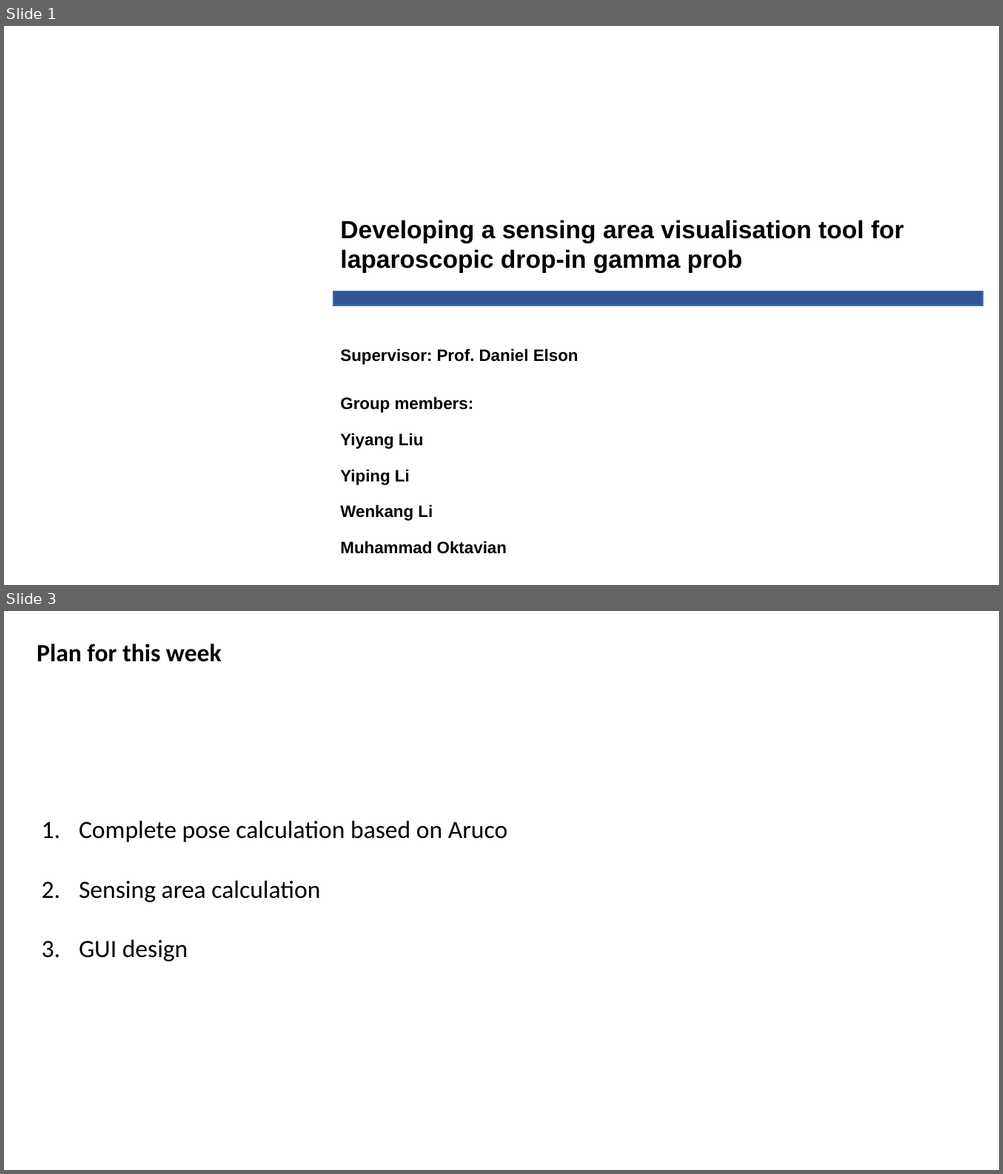
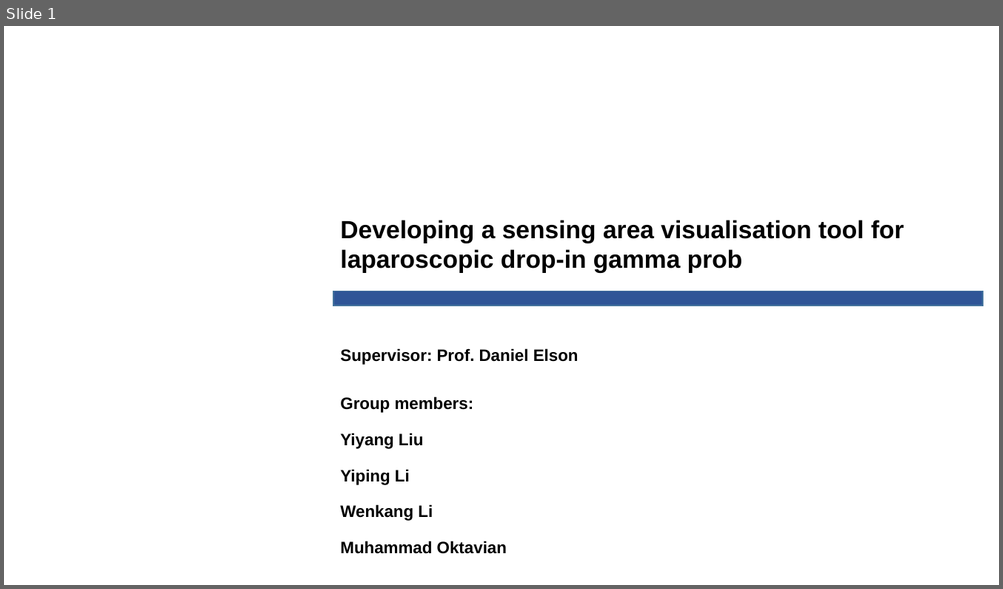
Before and after one commit to JY522IC/Project-14-Developing-a-sensing-area-visualisation-tool-for-laparoscopic-drop-in-gamma-probe, a slide deck: Monday Meeting PPT/2022.11.21.pptx. Shown one above the other, each under a label of ours: slides 1 and 3 before the commit, slide 1 after it; the slides between them are not shown. The pictures are 1003x1174 and 1003x589 pixels, drawn with LibreOffice and Linux fonts; fonts in the diff are those of the drawing; background and template pictures are left out. Boxes give left, top, right and bottom in pixels: in the first picture for what was removed or moved away, otherwise in the second. Text is boxed around its words. In the diff, an @@ line names an element or a change of style, - is before the commit and + after.

```diff
--- a/Monday Meeting PPT/2022.11.21.pptx
+++ b/Monday Meeting PPT/2022.11.21.pptx
@@ slide 3 removed at <box>4,611,999,1170</box>, background #FFFFFF @@
@@ text removed at <box>37,644,222,662</box> @@
-Plan for this week
@@ text removed at <box>79,820,507,962</box> @@
-1. Complete pose calculation based on Aruco
-2. Sensing area calculation
-3. GUI design
```
Also in this commit, not shown: 2 slides changed, 1 slide added, 15 other files.
